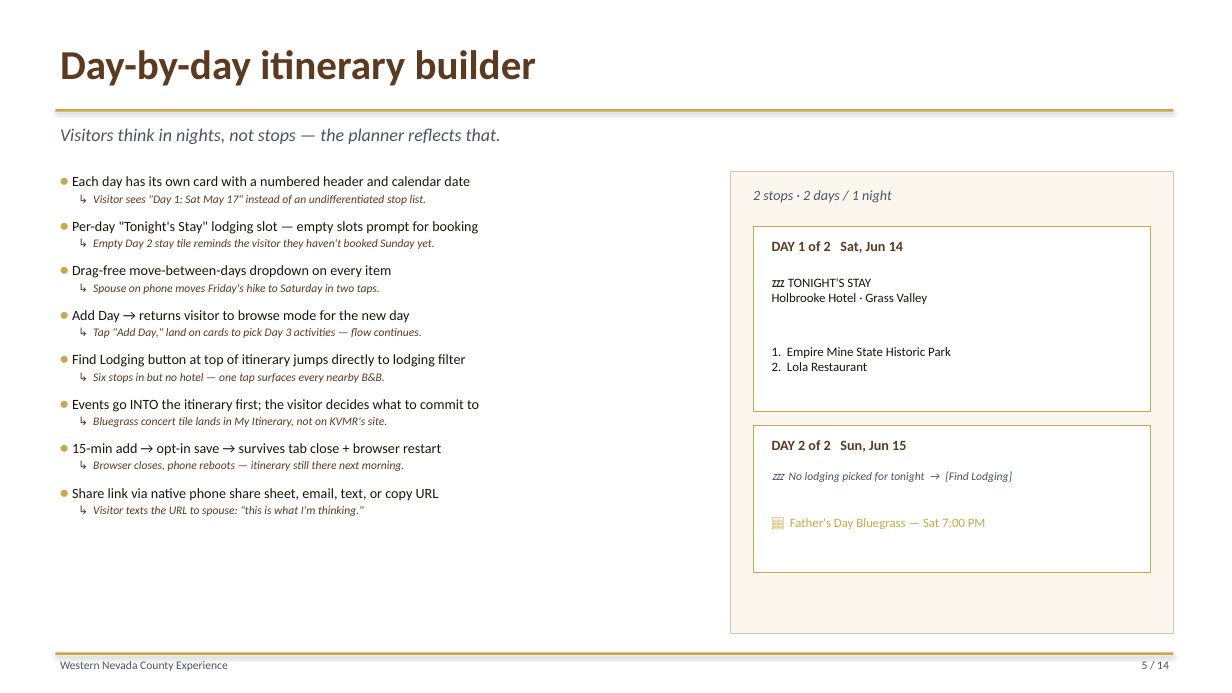
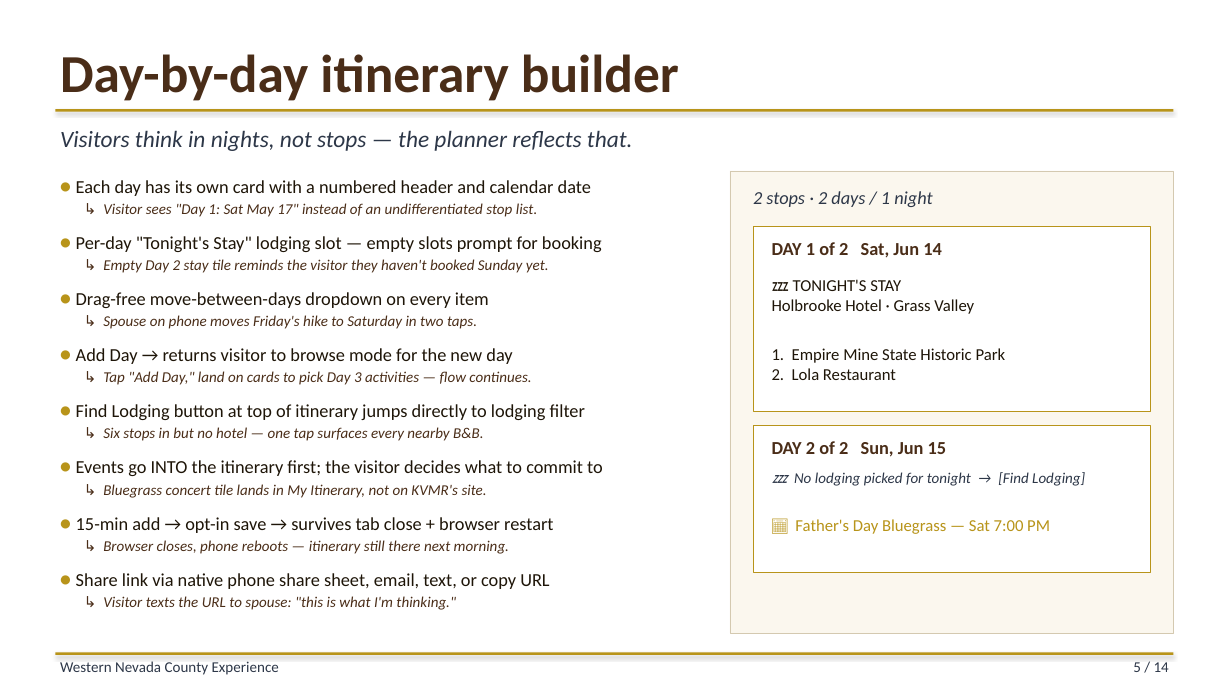
Before and after one commit to liammlrb-eng/nevada-county-experiences, a slide deck: slide 5 of demo_pitch.pptx. Drawn at 1232x693 pixels with LibreOffice and Linux fonts; fonts in the diff are those of the drawing. Boxes give left, top, right and bottom in pixels: in the first picture for what was removed or moved away, otherwise in the second. Text is boxed around its words. In the diff, an @@ line names an element or a change of style, - is before the commit and + after.

Commit message:
Pitch deck: saturate palette + 30% font bump
Two coordinated changes to address 'drab + too small' on projector:

PALETTE
- GOLD #C9A84C -> #B8941A — richer, more saturated; less brown-yellow,
  matches the website's recent color refresh.
- BROWN #5C3A1F -> #4A2D18 — deeper for stronger header contrast on
  cream backgrounds.
- SLATE #4A5568 -> #2D3748 — darker body text; same shift we just
  shipped on the site.
- Added RUST #8B4A2A and FOREST #3A5A3A as secondary accents (not yet
  applied anywhere — available for hand-tuning long slides on the
  next pass).

FONTS
- New FONT_SCALE = 1.30 constant. Every font.size = Pt(...) site
  multiplies through it, so a single number controls deck legibility.
  Effective sizes: 8 -> 10.4, 10 -> 13, 12 -> 15.6, 14 -> 18.2,
  32 -> 41.6 (title). Subtitle and dense slides especially benefit.

```diff
--- a/demo_pitch.pptx
+++ b/demo_pitch.pptx
@@ text "Day-by-day itinerary builder" at [60,54,679,101]: size 32 to 41.6 pt, text colour #5C3A1F to #4A2D18 @@
@@ rectangle at [55,109,1174,112]: fill #C9A84C to #B8941A @@
@@ text "Visitors think in nights, not ..." at [60,130,633,151]: size 14 to 18.2 pt, text colour #4A5568 to #2D3748 @@
@@ text "• Each day has its ..." at [76,180,603,610]: size 13 to 16.9 pt, text colour #C9A84C to #B8941A in "•", "•", "•", "•" and 4 more places; size 11 to 14.3 pt in "Each day has its own card with ...", "Per-day "Tonight's Stay" lodging slot — empty ...", "Drag-free move-between-days dropdown on every item", "Add Day → returns visitor to browse ..." and 4 more places; size 9 to 11.7 pt, text colour #5C3A1F to #4A2D18 in "↳ Visitor sees "Day 1: Sat May ...", "↳ Empty Day 2 stay tile reminds ...", "↳ Spouse on phone moves Friday's hike ...", "↳ Tap "Add Day," land on cards ..." and 4 more places @@
@@ text "2 stops · 2 days ..." at [753,191,932,207]: size 11 to 14.3 pt, text colour #4A5568 to #2D3748 @@
@@ rectangle at [753,226,1151,411]: outline #C9A84C 0.5 pt to #B8941A 0.5 pt @@
@@ text "DAY 1 of 2 Sat, ..." at [772,242,942,258]: size 11 to 14.3 pt, text colour #5C3A1F to #4A2D18 @@
@@ text "💤 TONIGHT'S STAY Holbrooke Hotel ..." at [772,279,974,314]: size 10 to 13 pt @@
@@ text "1. Empire Mine State Historic ..." at [772,348,1006,380]: size 10 to 13 pt @@
@@ rectangle at [753,425,1151,573]: outline #C9A84C 0.5 pt to #B8941A 0.5 pt @@
@@ text "DAY 2 of 2 Sun, ..." at [772,441,947,457]: size 11 to 14.3 pt, text colour #5C3A1F to #4A2D18 @@
@@ text "📅 Father's Day Bluegrass — ..." at [795,519,1050,534]: size 10 to 13 pt, text colour #C9A84C to #B8941A @@
@@ rectangle at [55,653,1174,655]: fill #C9A84C to #B8941A @@
@@ size 9 to 11.7 pt, text colour #4A5568 to #2D3748 in 3 elements at [794,472,1085,486], [60,661,279,675], [1133,662,1169,672] @@
```
Also in this commit, not shown: 14 other slides changed, 2 other files.
